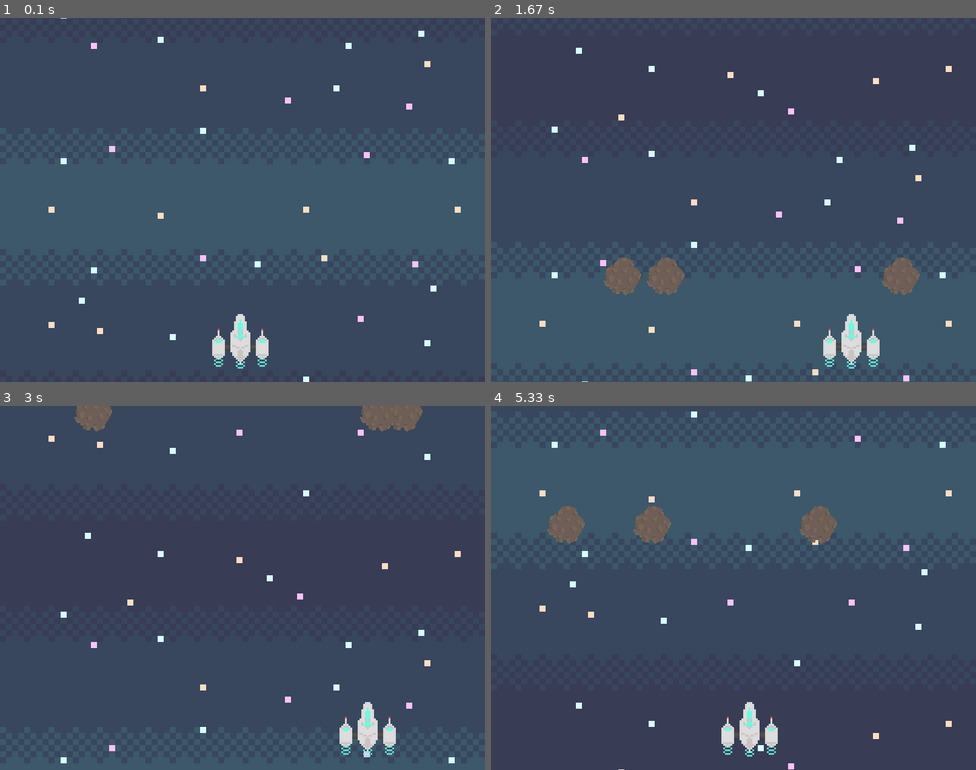
Above: before the commit, frames 1-4 (two rows, left to right).
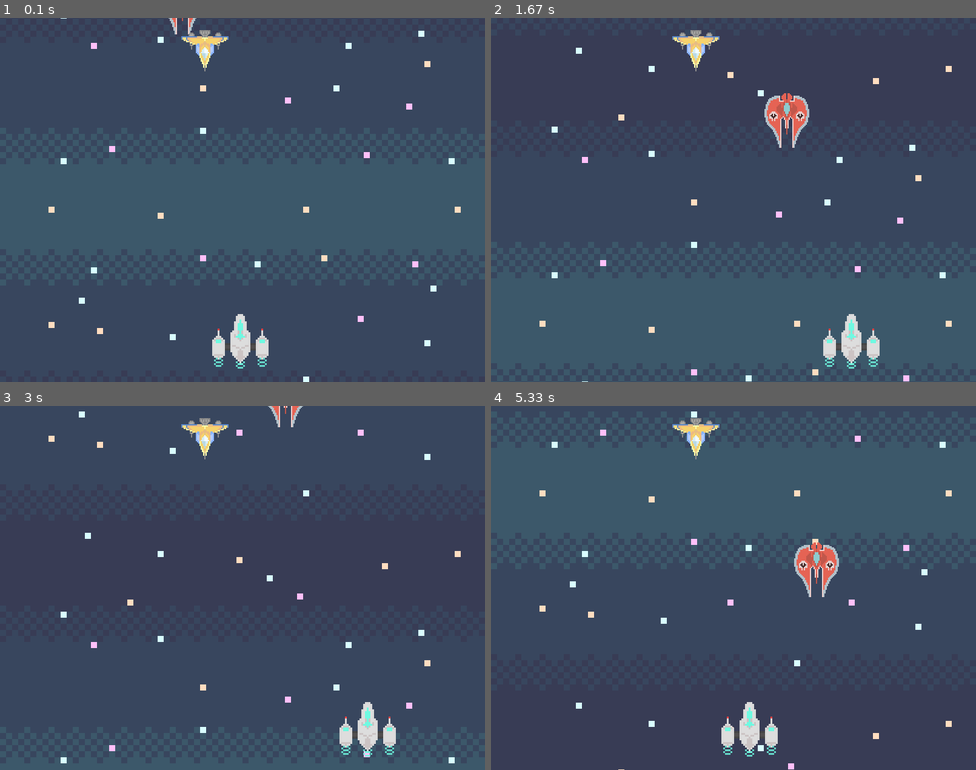
Above: after the commit, the same moments.

Repository: synophic/pygamestarter
Game: pygame game, started from Invader BEYOND.py
The game is run twice, just before and just after one commit, with the same random seed, the same clock (stepped at 60 frames per second) and the same inputs.
Inputs:
- Up to frame 1 (0.1 s): no input
- Up to frame 2 (1.67 s): hold Right 0.33-0.8 s; hold Right 0.83-1.3 s; hold Left from 1.33 s (still down)
- Up to frame 3 (3 s): release Left at 1.87 s; hold Left 1.9-2.3 s; hold Right 2.33-2.97 s
- Up to frame 4 (5.33 s): hold Left 3-3.47 s; hold Right 3.5-3.97 s; hold Right 4-4.47 s; hold Left 4.5-5.03 s; hold Left from 5.07 s (still down)

The runs differ from the first frame. In frame 1, 0.5% of the frame differs, in the area x 34-48%, y 0-15%; in frame 2, 2.9%, in the area x 23-89%, y 3-77%; in frame 3, 1.7%; in frame 4, 2.9%.

Commit message:
Update random monster

Diff:
--- a/Invader BEYOND.py
+++ b/Invader BEYOND.py
@@ -1,4 +1,4 @@
-#space invader BOYOND beta 0.3.2 make many monster
+#space invader BOYOND beta 0.5.7 random enemy
 from pygame import*
 import sys
 from random import randint, randrange
@@ -22,8 +22,8 @@
 ship = image.load('player.png')
 bg = image.load('background.png').convert()
 comet = image.load('comet.png')
-stk = image.load('inv03.png')
-rng = image.load('inv01.png')
+striker = image.load('inv03.png')
+ranger = image.load('inv01.png')
 
 #check collision#
 def collisions(x1, y1, w1, h1, x2, y2, w2, h2):
@@ -31,23 +31,38 @@
         return True
     return False
 
-#main game loop
+#random type of enemy#
+def rand_enemy():
+    species = randint(1, 3)
+    #[1:type, 2:x axis, 3:y axis]#
+    if species == 1:
+        return [1, randint(50, dis_width - (50 + 62)), -(randint(200, 600)), True]
+    if species == 2:
+        return [2, randint(50, dis_width - (50 + 74)), -74, True]
+    if species == 3:
+        return [3, randrange(51, dis_width - (50+79), 124), 20, True]
+
+#main game loop#
 def game_loop():
-
+    #enemy setting#
     enemy_box = []
     num_enemy = 0
     max_enemy = 3
-
+    #player setting#
     ply_spd = 0
     ply_x = 350
     ply_y = 488
     ply_width = 93
-
+    #background setting#
     rel_y = 0
     bg_y = 600
 
+    findply = True
+    speed = 0
+
+
     while True:
-        #check keyboard input
+        #check keyboard input#
         for evt in event.get():
             if evt.type == QUIT:
                 quit()
@@ -63,9 +78,9 @@
             if evt.type == KEYUP:
                 if evt.key == K_RIGHT or evt.key == K_LEFT:
                     ply_spd = 0
+        ply_x += ply_spd
+        ######################
 
-        ply_x += ply_spd
-        screen.fill(black)
 
         #scrolling background#
         rel_y = (bg_y % bg.get_rect().width)
@@ -75,27 +90,53 @@
         bg_y += 1
         #####################
 
+
         if num_enemy != max_enemy:
-            for i in range(max_enemy):
-                enemy_box.append([randint(50, dis_width - (62 + 50)), -600])
+            for i in range(num_enemy, max_enemy):
+                enemy_box.append(rand_enemy())
             num_enemy = 3
 
         else:
             for i in range(len(enemy_box)-1, -1, -1):
-                if enemy_box[i][1] > dis_height:
+                if enemy_box[i][2] > dis_height:
                     num_enemy -= 1
                     del enemy_box[i]
 
             for i in enemy_box:
-                i[1] += 5
-                screen.blit(comet, (i[0], i[1]))
+                if i[0] == 1:
+                    i[2] += 5
+                    screen.blit(comet, (i[1], i[2]))
+
+                if i[0] == 2:
+                    if i[3]:
+                        i[2] += 1
+                        if i[1] > ply_x:
+                            i[1] -= 1
+                        elif i[1] < ply_x:
+                            i[1] += 1
+                        elif i[1] == ply_x or i[1] + 74 == ply_x:
+                            i[3] = False
+                    elif not i[3]:
+                        i[2] += 4
+
+                    screen.blit(striker, (i[1], i[2]))
+                if i[0] == 3:
+                    if i[1] < 50:
+                        speed = 3
+                    elif i[1] > dis_width - (78 + 50):
+                        speed = -3
+                    i[1] += speed
+                    screen.blit(ranger, (i[1], i[2]))
+
+
+
 
         #blit player to screen#
         screen.blit(ship, (ply_x, ply_y))
-        ###############################
 
         if ply_x > dis_width - (ply_width+40) or ply_x < 50:
             ply_spd = 0
+        #######################
 
         display.update()
         clock.tick(120)
